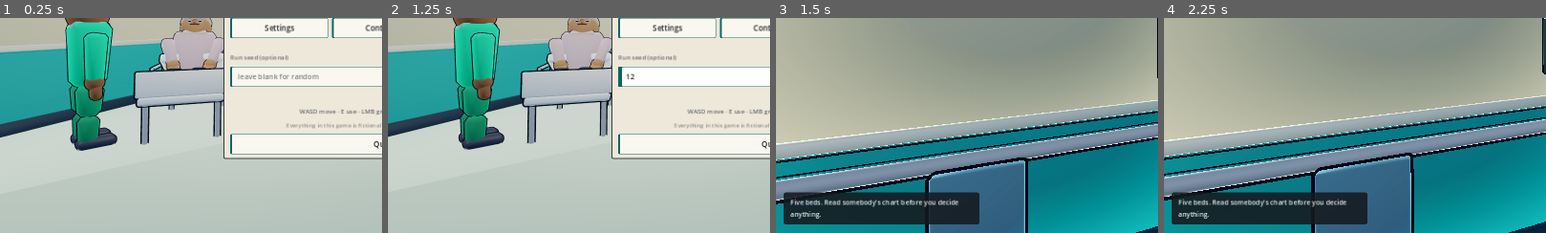
Above: before the commit, frames 1-4 (left to right).
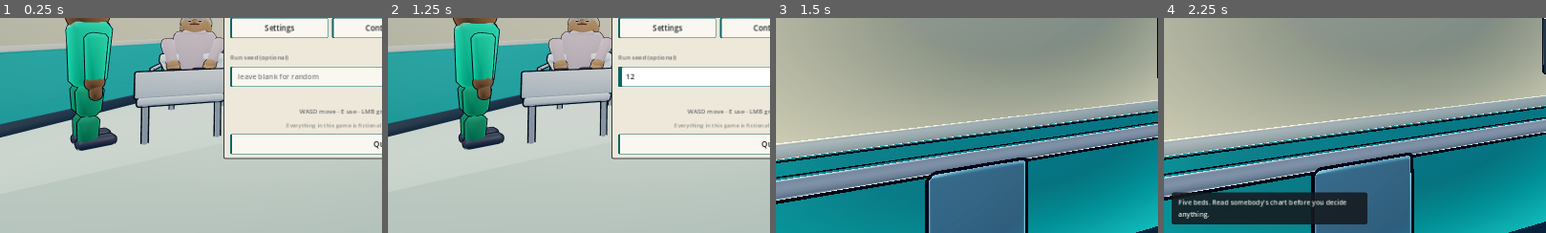
Above: after the commit, the same moments.

Repository: masonobegi/crypts-of-chaos
Game: Godot game, scene res://scenes/Boot.tscn
Two runs of this game, one before a commit and one after it. Both use one fixed random seed, a clock stepped at 60 frames per second and the inputs below.
Inputs (mouse positions are % of the whole screen's width and height, from its top left):
- Up to frame 1 (0.25 s): no input
- Up to frame 2 (1.25 s): click (50, 64) at 0.52 s; type "12" at 0.6 s
- Up to frame 3 (1.5 s): click "New Career" at 1.25 s
- Up to frame 4 (2.25 s): click "Start the round" at 2 s
The pictures show only the part of the screen within x 0-50%, y 50-100%; the shares and areas given below are measured in that part.

Frames 1-2 are identical in both runs. In frame 3, 7.4% of the frame differs, in the area x 2-54%, y 80-96%; in frame 4, nothing differs.

Commit message:
The game taught you the first verb for six seconds, behind a card
There are three lines of teaching in the whole game. The first — "Five beds.
Read somebody's chart before you decide anything." — was emitted on the same
frame the morning briefing opens. The briefing is a 700-pixel card with five
patient rows and three money figures on it, and a toast lives six seconds
from the moment it is shown whether or not there is a card on top of it. So
the one instruction that tells a new player what the first verb is had
reliably expired before they pressed "Start the round", and it never came
back.

The same thing killed the only delayed payoff in the loop. A lab result costs
five minutes to order and seventy-five to wait for, and if it landed while a
chart was open it arrived as a small grey rectangle behind the panel and died
there.

Two changes. The toast queue is not drained while a card is up, and a toast's
six seconds only run while it is actually visible — create_timer keeps ticking
through a pause, which is exactly the case this is about. Subtitles already
worked this way.

And the tutorial's first line now waits for GameState.day_started, which is
what "Start the round" presses. The queue fix alone would have left it there
to be read; a line telling somebody what to do first should arrive at the
moment they can do it.

drop_subtitle() is gone. It had no callers anywhere in the project and its
whole body was set_modal(true) — a latch nothing would ever have cleared.
Harmless while _modal_open only suppressed subtitles; now that it also holds
the toast queue, one stray call would have silenced every toast for the rest
of the shift.

The check needed its own stage in the smoke runner, which is frame-stepped —
it is the one check in that file that needs frames to pass in the middle of
it. Verified in both directions: without the gate it reports "a toast was
drawn behind a card". Two goes at it, because the first used a line the run
had already spoken, and _drain_toasts merges a repeat into a tally on the
existing label rather than adding a panel — so it watched a panel count not
move and would have called that a bug.

check.sh could not fail. The last command in its pipeline was `head`, which
succeeds whether or not anything came down it, so it exited 0 on every parse
error it has ever printed. It exits 1 now, verified against a broken file.

Co-Authored-By: Claude Opus 5 <noreply@anthropic.com>
Claude-Session: https://claude.ai/code/session_012v14cF2GepYx5imtAqBXn5

Diff:
--- a/scripts/systems/tutorial.gd
+++ b/scripts/systems/tutorial.gd
@@ -59,7 +59,23 @@
 	# Deferred because the ward is built after this: connecting here would find
 	# no WardDay in the group yet.
 	call_deferred("_hook_the_ward")
-	call_deferred("_say")
+	# ...AND THE FIRST LINE WAITS FOR THE BRIEFING TO CLOSE.
+	#
+	# There are three lines of teaching in this game. The first one — "Five
+	# beds. Read somebody's chart before you decide anything." — was emitted on
+	# the same frame the morning card opens, and the morning card is a
+	# 700-pixel panel with five patient rows and three money figures on it.
+	# Nobody reads that in six seconds.
+	#
+	# The toast queue no longer ages behind a card, which fixes the general
+	# case, but this one deserves better than "still there when you look": the
+	# player is being told what to do first, so it should arrive at the moment
+	# they can do it. `start_day()` is what "Start the round" presses.
+	if not GameState.day_started.is_connected(_on_day_started):
+		GameState.day_started.connect(_on_day_started)
+
+func _on_day_started(_d: int) -> void:
+	_say()
 
 func _hook_the_ward() -> void:
 	var w = get_tree().get_first_node_in_group("ward_day")
--- a/scripts/ui/hud.gd
+++ b/scripts/ui/hud.gd
@@ -400,8 +400,11 @@
 ## stayed clipped until the player closed the card.
 var _modal_open := false
 
-func drop_subtitle() -> void:
-	set_modal(true)
+# `drop_subtitle()` used to live here. It had no callers anywhere in the
+# project and its whole body was `set_modal(true)` — a latch nothing else would
+# ever have cleared. Harmless while `_modal_open` only suppressed subtitles;
+# now that it also holds the toast queue, one stray call would have silenced
+# every toast for the rest of the shift.
 
 ## A CARD IS UP FOR AS LONG AS IT IS UP, not just for the instant it opens.
 ##
@@ -444,6 +447,23 @@
 	_toast_queue.append({"text": text, "kind": kind})
 
 func _drain_toasts(delta: float) -> void:
+	# NOTHING IS SHOWN BEHIND A CARD, and nothing ages behind one either.
+	#
+	# A toast lives six seconds from the moment it is shown, and that clock ran
+	# whether or not there was a 700-pixel briefing card sitting on top of it.
+	# The very first line of teaching in the game — "Five beds. Read somebody's
+	# chart before you decide anything." — is emitted on the same frame the
+	# morning card opens, and the morning card has five patient rows and three
+	# money figures on it. Nobody reads that in six seconds, so the instruction
+	# that tells a new player what the first verb is had reliably expired
+	# before they pressed "Start the round", and it never came back.
+	#
+	# The same applied to a lab result landing while a chart was open: five
+	# minutes to order, seventy-five to wait, and it could arrive and die
+	# entirely unseen. They queue instead, and the queue is not drained until
+	# there is a screen to see them on. Subtitles already worked this way.
+	if _modal_open:
+		return
 	_toast_gap = maxf(0.0, _toast_gap - delta)
 	if _toast_queue.is_empty() or _toast_gap > 0.0:
 		return
@@ -501,7 +521,16 @@
 	# and resuming on a freed node throws.
 	if not is_inside_tree():
 		return
-	await get_tree().create_timer(6.0).timeout
+	# Six seconds OF BEING VISIBLE. `create_timer` runs while the tree is
+	# paused, so a toast shown a frame before a card opened spent its whole
+	# life behind it.
+	var left := 6.0
+	while left > 0.0:
+		await get_tree().process_frame
+		if not is_instance_valid(p) or not is_inside_tree():
+			return
+		if not _modal_open:
+			left -= get_process_delta_time()
 	if not is_instance_valid(p) or not is_inside_tree():
 		return
 	var tw := create_tween()
--- a/tests/smoke_impl.gd
+++ b/tests/smoke_impl.gd
@@ -73,7 +73,10 @@
 				stage = "buttons"
 		"buttons":
 			_check_the_handover_button_reaches_tomorrow()
-			stage = "done"
+			stage = "toasts"
+		"toasts":
+			if _check_nothing_is_said_into_a_closed_card():
+				stage = "done"
 		"done":
 			_report()
 			return true
@@ -713,6 +716,65 @@
 	tree.root.remove_child(q)
 	q.free()
 	GameState.minute_of_day = was
+
+## A TOAST RAISED BEHIND A CARD IS STILL THERE WHEN THE CARD GOES.
+##
+## A toast lived six real seconds from the moment it was shown, and that clock
+## ran whether or not there was a 700-pixel briefing panel on top of it. The
+## first line of teaching in the game is emitted on the same frame the morning
+## card opens — five patient rows and three money figures to read — so the one
+## instruction that tells a new player what the first verb is had reliably
+## expired before they pressed "Start the round", and never came back. A lab
+## result landing while a chart was open died the same way: five minutes to
+## order, seventy-five to wait, and nobody ever saw it.
+##
+## Its own stage, because it is the one check in this file that needs frames to
+## pass in the middle of it. Returns true when it is finished.
+var _toast_step := 0
+var _toasts_before := 0
+
+func _check_nothing_is_said_into_a_closed_card() -> bool:
+	var hud = tree.get_first_node_in_group("hud")
+	if hud == null or not hud.has_method("set_modal"):
+		_fail("no HUD to talk to")
+		return true
+	_toast_step += 1
+	if _toast_step == 1:
+		_toasts_before = _toast_count(hud)
+		hud.set_modal(true)
+		# A LINE NOTHING ELSE SAYS. `_drain_toasts` merges a repeat of the line
+		# already at the bottom into a tally on the existing label rather than
+		# adding a panel — so a check that counts panels and reuses a line the
+		# run has already spoken watches the count not move and calls it a bug.
+		EventBus.toast.emit("Blue folder, third shelf, behind the kettle.", "info")
+		return false
+	# The queue also holds a half-second gap between toasts, so "after the card
+	# closes" is a window rather than a frame. Poll it.
+	if _toast_step < 120:
+		if _toast_count(hud) != _toasts_before:
+			_fail("a toast was drawn behind a card (%d, was %d)"
+				% [_toast_count(hud), _toasts_before])
+			return true
+		return false
+	if _toast_step == 120:
+		_ok(_toast_count(hud) == _toasts_before,
+			"nothing is drawn behind a card (%d, was %d)"
+				% [_toast_count(hud), _toasts_before])
+		hud.set_modal(false)
+		return false
+	if _toast_count(hud) > _toasts_before:
+		_ok(true, "and it arrives when there is a screen to see it on (%d, was %d)"
+			% [_toast_count(hud), _toasts_before])
+		return true
+	if _toast_step > 260:
+		_ok(false, "and it arrives when there is a screen to see it on — it did not")
+		return true
+	return false
+
+## The HUD's toast column.
+func _toast_count(hud) -> int:
+	var col = hud.get("_toasts")
+	return col.get_child_count() if col != null else -1
 
 func _check_the_crosshair_keeps_the_secret(w) -> void:
 	var ps = tree.get_first_node_in_group("patient_system")
